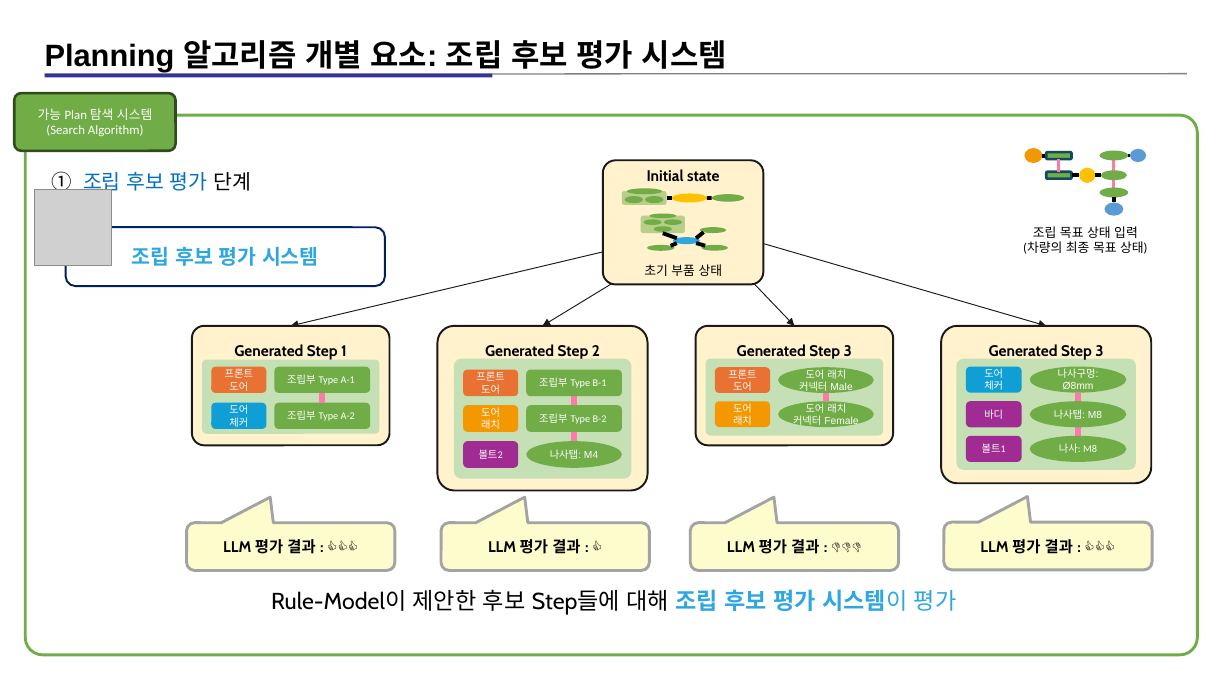
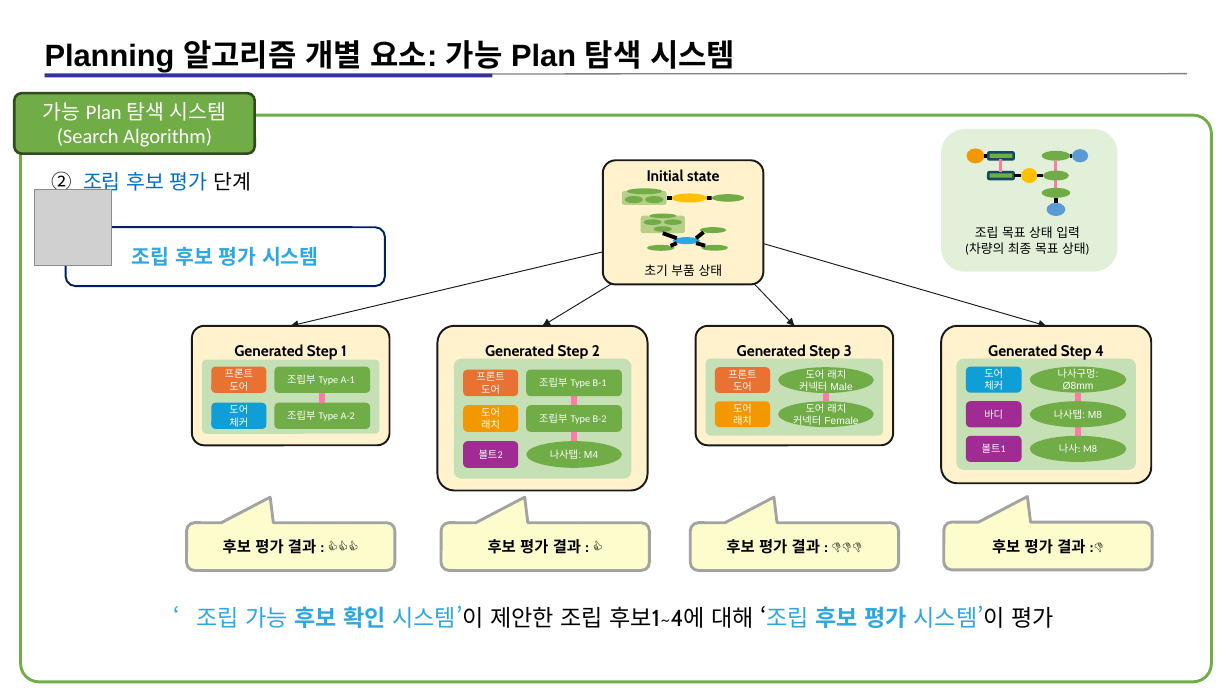
Before and after one commit to kimz1121/test, a slide deck: slide 7 of 현대차 심볼릭 플레너 예시 설명 자료_13_아키텍쳐_자료(작성중).pptx (slide 8 before the commit). Drawn at 1232x693 pixels with LibreOffice and Linux fonts; fonts in the diff are those of the drawing; grey boxes stand for pictures. Boxes give left, top, right and bottom in pixels: in the first picture for what was removed or moved away, otherwise in the second. Text is boxed around its words. In the diff, an @@ line names an element or a change of style, - is before the commit and + after.

```diff
--- a/현대차 심볼릭 플레너 예시 설명 자료_13_아키텍쳐_자료(작성중).pptx
+++ b/현대차 심볼릭 플레너 예시 설명 자료_13_아키텍쳐_자료(작성중).pptx
@@ text at (45, 40, 735, 75): text changed @@
-Planning 알고리즘 개별 요소: 조립 후보 평가 시스템
+Planning 알고리즘 개별 요소: 가능 Plan 탐색 시스템
@@ rounded rectangle "가능 Plan 탐색 시스템": place and size @@
-rounded rectangle "가능 Plan 탐색 시스템" at (14, 93, 176, 152)
+rounded rectangle "가능 Plan 탐색 시스템" at (14, 93, 254, 153)
@@ rounded rectangle "가능 Plan 탐색 시스템" at (14, 93, 254, 153): size 10 to 16 pt @@
@@ rounded rectangle: place and size @@
-rounded rectangle at (25, 116, 1198, 655)
+rounded rectangle at (20, 116, 1212, 682)
@@ rounded rectangle added at (942, 129, 1118, 273), fill #E2F0D9 @@
@@ text at (51, 171, 251, 194): text changed @@
-① 조립 후보 평가 단계
+② 조립 후보 평가 단계
@@ 7 lines, 6 ellipses, 1 text: place and size @@
-7 lines, 6 ellipses, 1 text at (1023, 148, 1147, 254)
+7 lines, 6 ellipses, 1 text at (965, 149, 1089, 255)
@@ 2 rounded rectangles, 1 ellipse: place and size @@
-2 rounded rectangles, 1 ellipse at (1046, 152, 1123, 215)
+2 rounded rectangles, 1 ellipse at (989, 152, 1066, 215)
@@ text at (988, 344, 1104, 361): text changed @@
-Generated Step 3
+Generated Step 4
@@ text in rounded speech box at (223, 539, 316, 554): text changed @@
-LLM 평가 결과 : 👍👍👍
+후보 평가 결과 : 👍👍👍
@@ text in rounded speech box at (488, 539, 581, 554): text changed @@
-LLM 평가 결과 : 👍
+후보 평가 결과 : 👍
@@ text in rounded speech box at (726, 539, 820, 554): text changed @@
-LLM 평가 결과 : 👎👎👎
+후보 평가 결과 : 👎👎👎
@@ text in rounded speech box at (992, 539, 1085, 554): text changed @@
-LLM 평가 결과 : 👍👍👍
+후보 평가 결과 :👎
@@ text at (196, 605, 1054, 628): text changed; text colour #000000 to #2EA7E0 @@
-Rule-Model이 제안한 후보 Step들에 대해 조립 후보 평가 시스템이 평가
+‘조립 가능 후보 확인 시스템’이 제안한 조립 후보1~4에 대해 ‘조립 후보 평가 시스템’이 평가
```
Also in this commit, not shown: 3 other slides changed, 2 slides added, 7 slides removed.
